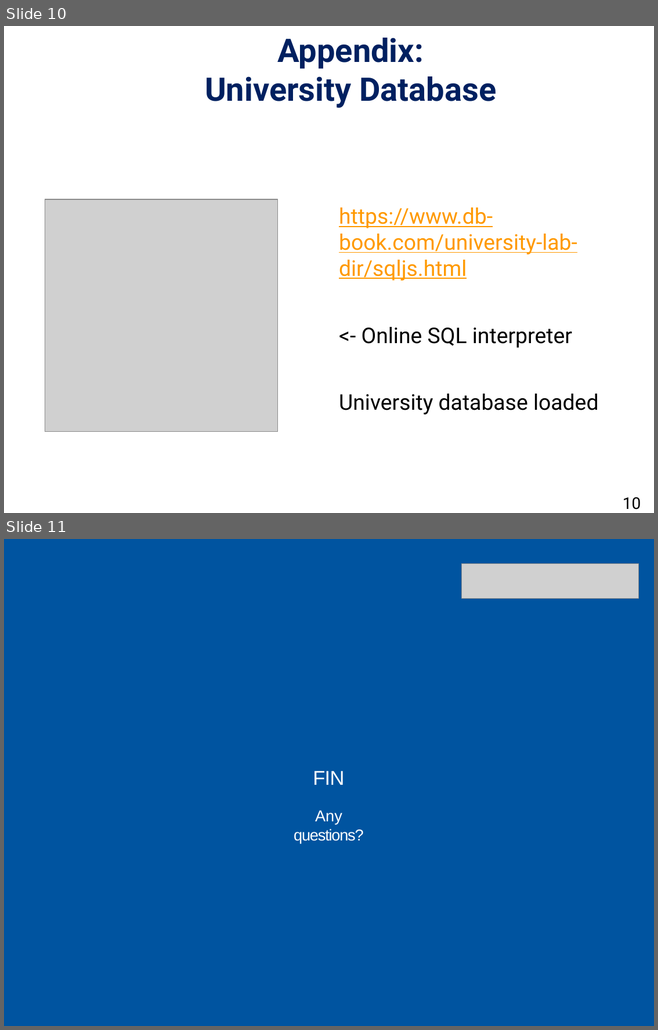
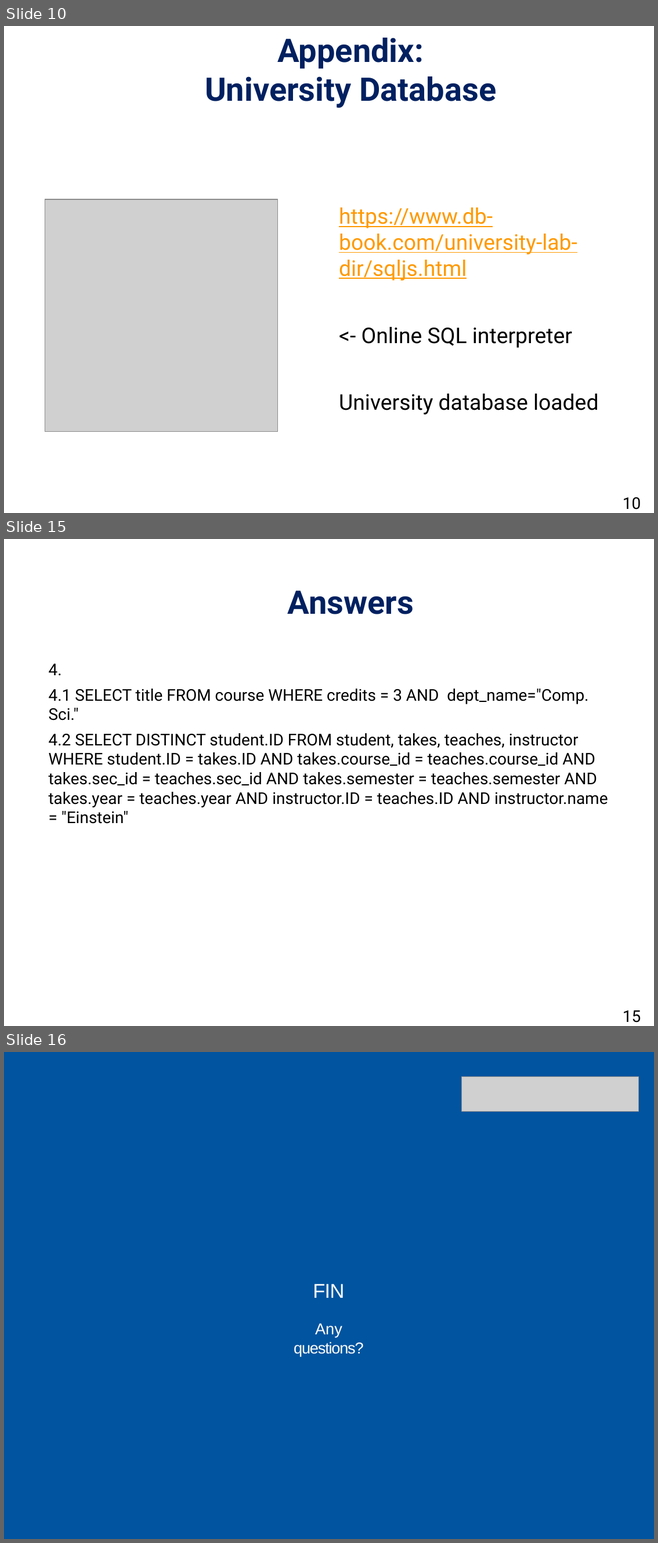
Before and after one commit to daichou03/DBS-slide-tut-25, a slide deck: week_1/week_1.pptx. Shown one above the other, each under a label of ours: slides 10 and 11 before the commit, slides 10, 15 and 16 after it; the slides between them are not shown. The pictures are 658x1030 and 658x1543 pixels, drawn with LibreOffice and Linux fonts; fonts in the diff are those of the drawing; grey boxes stand for pictures; background and template pictures are left out. Boxes give left, top, right and bottom in pixels: in the first picture for what was removed or moved away, otherwise in the second. Text is boxed around its words. In the diff, an @@ line names an element or a change of style, - is before the commit and + after.

Commit message:
Answers

```diff
--- a/week_1/week_1.pptx
+++ b/week_1/week_1.pptx
@@ slide 15 added at (x1=4, y1=539, x2=654, y2=1026), background #FFFFFF @@
@@ title added at (x1=288, y1=591, x2=413, y2=614), 36 pt, text #002060, bold @@
+Answers
@@ text added at (x1=49, y1=664, x2=607, y2=824), 18 pt, text #000000 @@
+4.
+4.1 SELECT title FROM course WHERE credits = 3 AND dept_name="Comp. Sci."
+4.2 SELECT DISTINCT student.ID FROM student, takes, teaches, instructor WHERE student.ID = takes.ID AND takes.course_id = teaches.course_id AND takes.sec_id = teaches.sec_id AND takes.semester = teaches.semester AND takes.year = teaches.year AND instructor.ID = teaches.ID AND instructor.name = "Einstein"
@@ page number added at (x1=622, y1=1011, x2=640, y2=1023), 18 pt, text #000000 @@
+15
@@ what was slide 11 is now slide 16 @@
```
Also in this commit, not shown: 4 other slides added.
